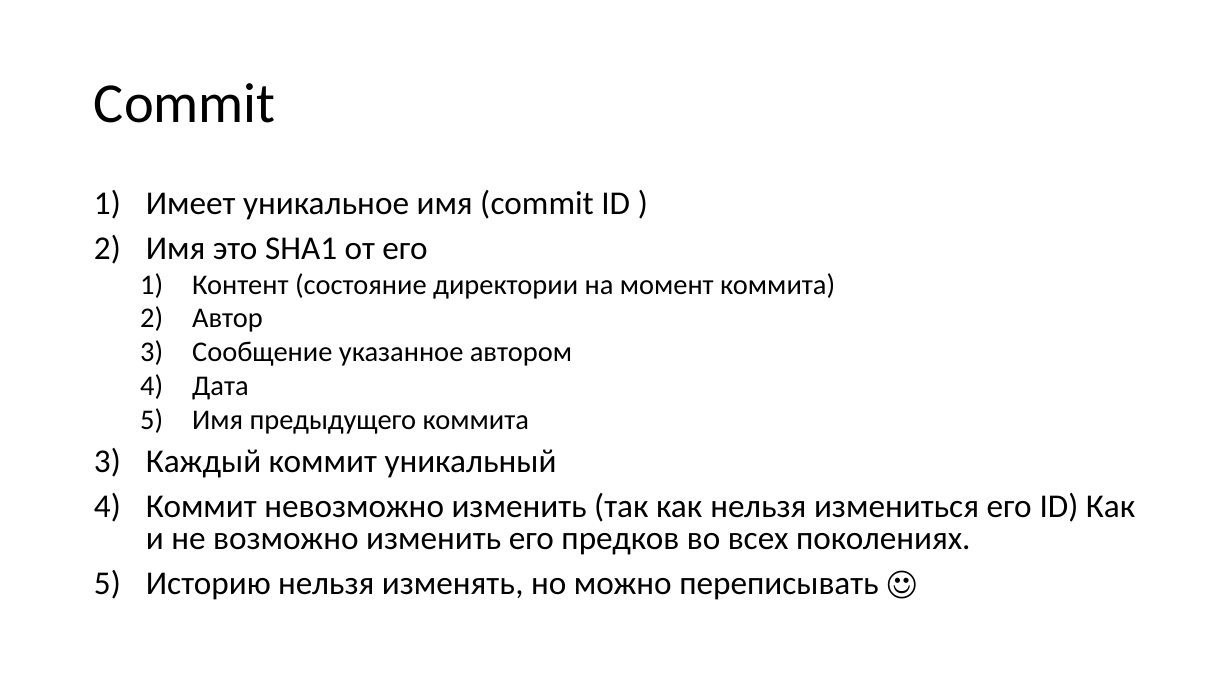
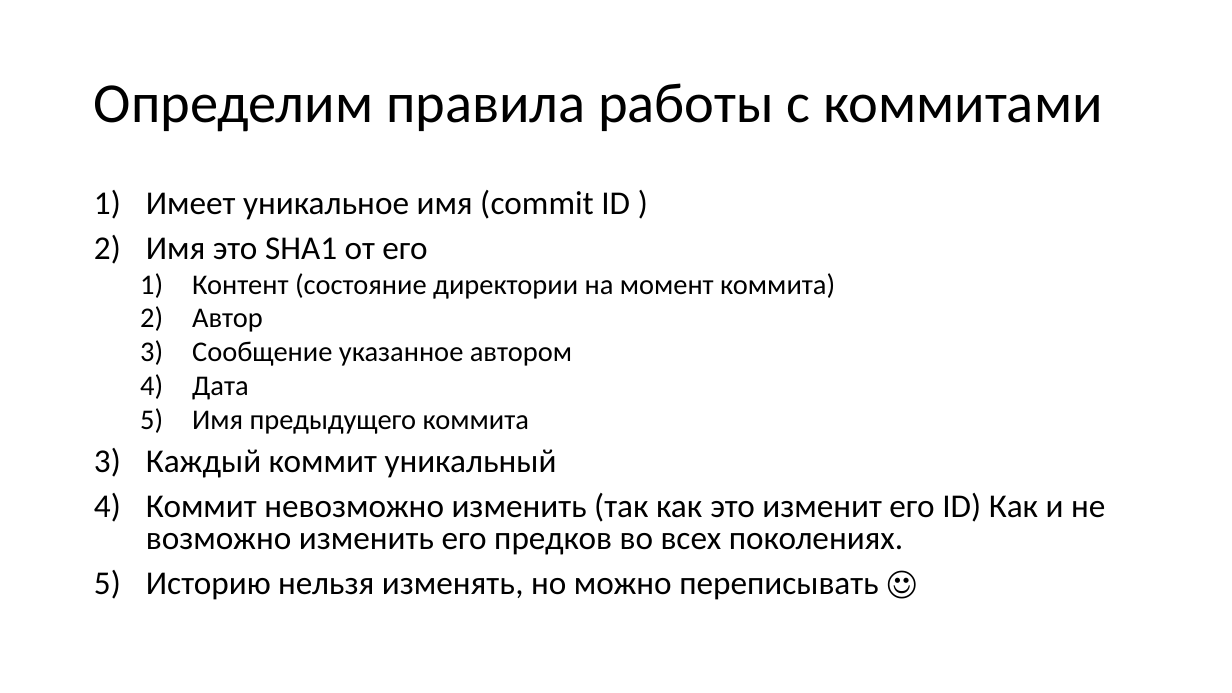
Before and after one commit to dzmitry-varabei/front-end-course, a slide deck: slide 47 of git-commit-code-review/Presentation1.pptx. Drawn at 1232x693 pixels with LibreOffice and Linux fonts; fonts in the diff are those of the drawing. Boxes give left, top, right and bottom in pixels: in the first picture for what was removed or moved away, otherwise in the second. Text is boxed around its words. In the diff, an @@ line names an element or a change of style, - is before the commit and + after.

Commit message:
add more slides

```diff
--- a/git-commit-code-review/Presentation1.pptx
+++ b/git-commit-code-review/Presentation1.pptx
@@ title at (94,83,1103,132): text changed @@
-Commit
+Определим правила работы с коммитами
@@ text at (146,493,1105,555): text changed @@
-4) Коммит невозможно изменить (так как нельзя измениться его ID) Как и не возможно изменить его предков во всех поколениях.
+4) Коммит невозможно изменить (так как это изменит его ID) Как и не возможно изменить его предков во всех поколениях.
```
Also in this commit, not shown: 11 other slides changed, 10 slides added, 5 slides removed, 3 other files.
